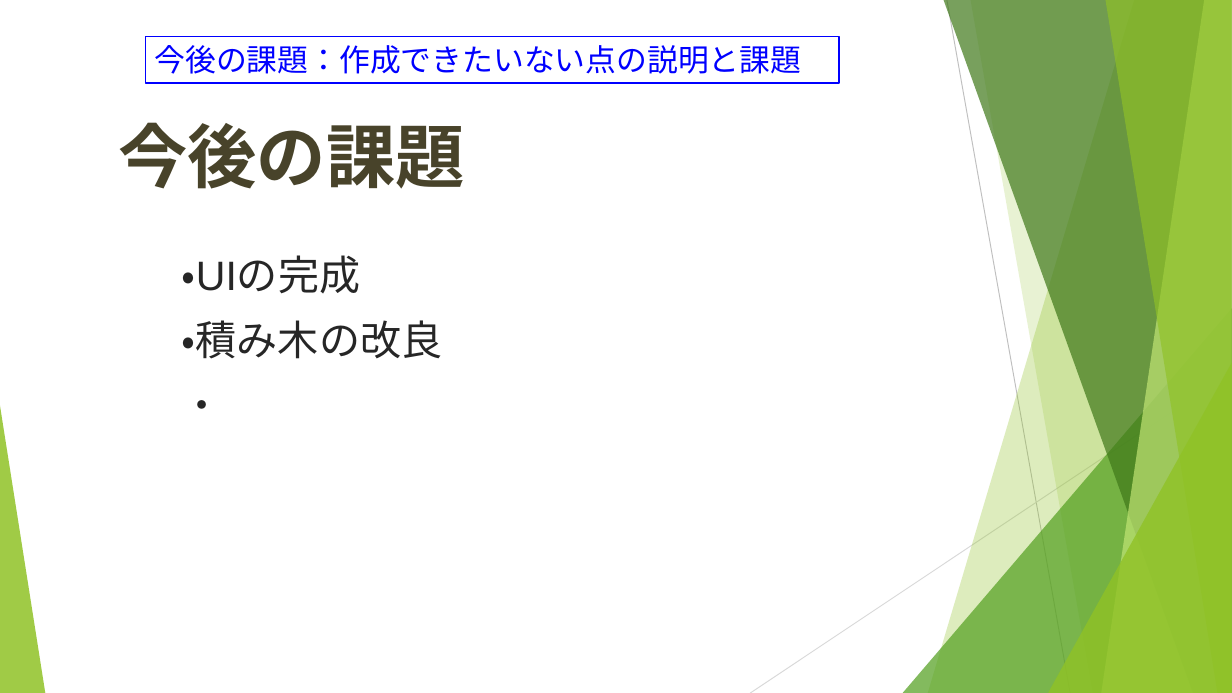
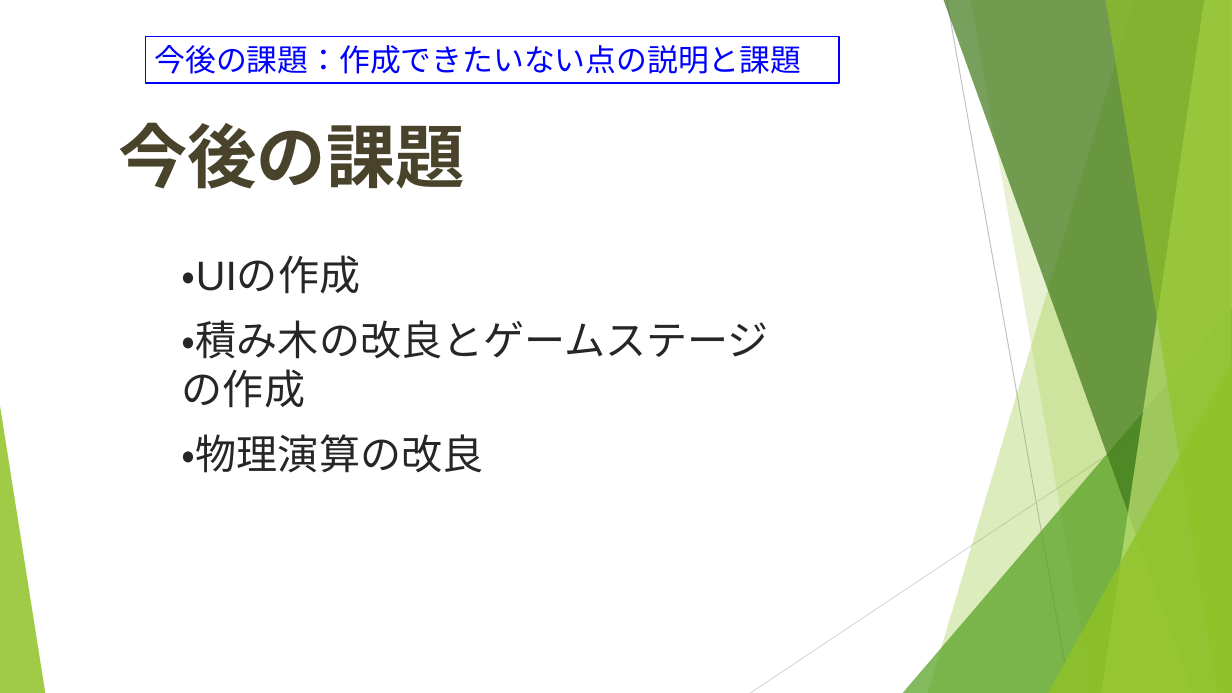
Before and after one commit to tomochapee12/VR_bl, a slide deck: slide 8 of 01安井_02吉本_積み木タイムアタック.pptx. Drawn at 1232x693 pixels with LibreOffice and Linux fonts; fonts in the diff are those of the drawing. Boxes give left, top, right and bottom in pixels: in the first picture for what was removed or moved away, otherwise in the second. Text is boxed around its words. In the diff, an @@ line names an element or a change of style, - is before the commit and + after.

```diff
--- a/01安井_02吉本_積み木タイムアタック.pptx
+++ b/01安井_02吉本_積み木タイムアタック.pptx
@@ text at [182,255,769,473]: text changed @@
-・UIの完成
-・積み木の改良
-・
+・UIの作成
+・積み木の改良とゲームステージの作成
+・物理演算の改良
```
Also in this commit, not shown: 2 other slides changed, 1 slide added, 1 slide removed.
